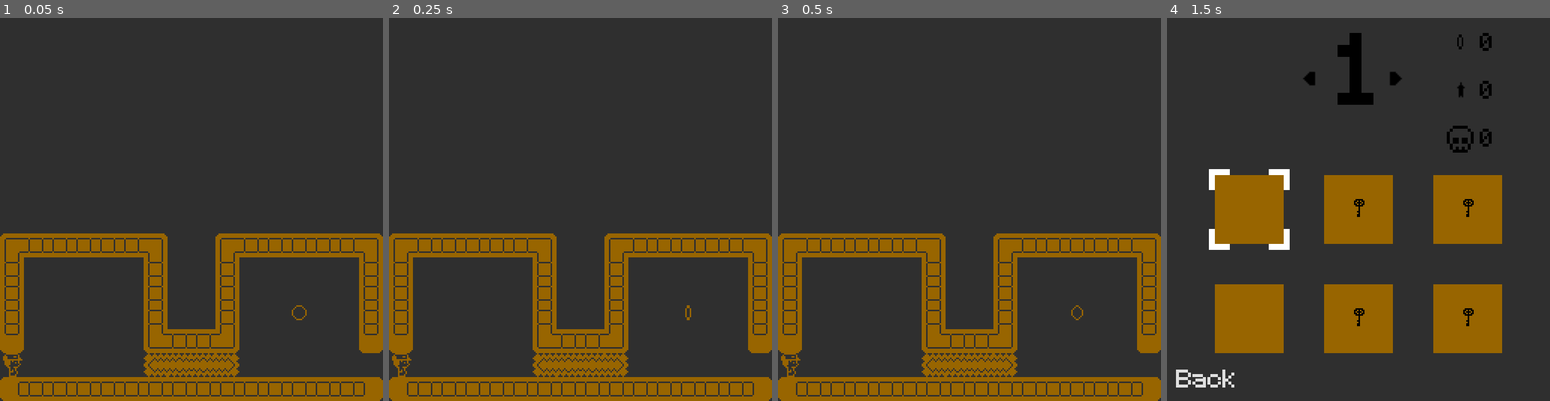
Above: before the commit, frames 1-4 (left to right).
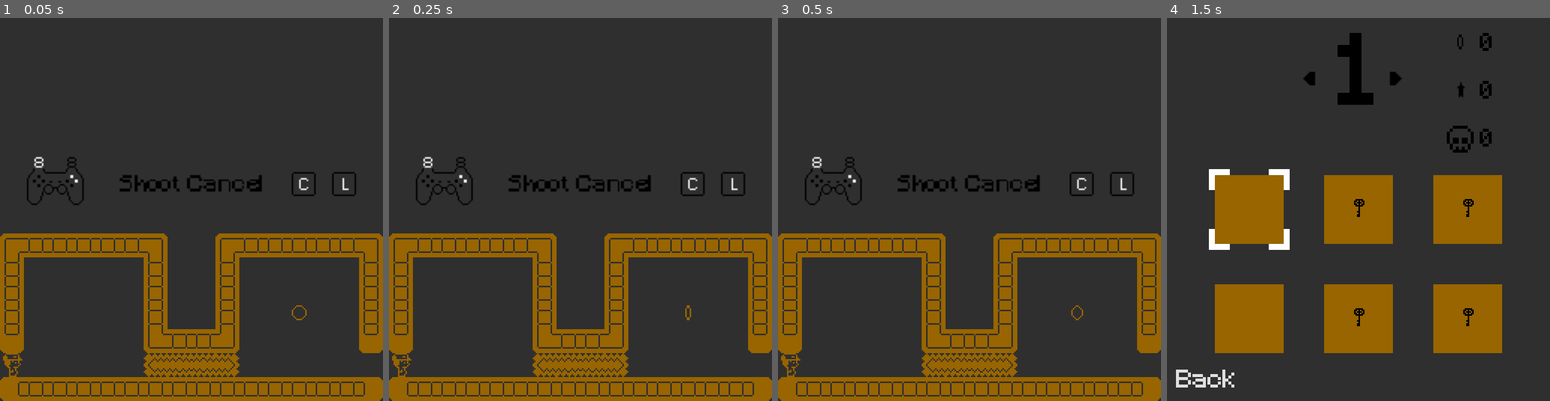
Above: after the commit, the same moments.

Repository: fijaniques/onebitarrow
Game: Godot game, scene res://Maps/World01/Map04/Map04.tscn
The game is run twice, just before and just after one commit, with the same random seed, the same clock (stepped at 60 frames per second) and the same inputs. This scene is started directly instead of the project's main scene. Sound files missing from this copy of the repository are replaced by a short silence.
Inputs (mouse positions are in pixels of both pictures, inside the frame that each line leads up to):
- Up to frame 1 (0.05 s): no input
- Up to frame 2 (0.25 s): no input
- Up to frame 3 (0.5 s): no input
- Up to frame 4 (1.5 s): tap Enter (start) at 0.5 s; move the mouse to (1442, 190) at 0.52 s; hold W (up) 0.53-1.25 s; hold A (a) 0.53-1.25 s; tap Space (jump) at 0.77 s; tap D (d) at 0.8 s; click (1358, 175) at 1.25 s

The runs differ from the first frame. In frame 1, 1.1% of the frame differs, in the area x 7-93%, y 36-49%; in frame 2, 1.1%; in frame 3, 1.1%; in frame 4, nothing differs.

Commit message:
1.4 showing shoot cancel controls

Diff:
--- a/Maps/World01/Map04/Map04.tscn
+++ b/Maps/World01/Map04/Map04.tscn
@@ -1,11 +1,18 @@
-[gd_scene load_steps=2 format=2]
+[gd_scene load_steps=3 format=2]
 
 [ext_resource path="res://Maps/Base/BaseMap.tscn" type="PackedScene" id=1]
+[ext_resource path="res://Menus/ControlsInMap/ControlsInMap.tscn" type="PackedScene" id=2]
 
 [node name="Map04" instance=ExtResource( 1 )]
 __meta__ = {
 "_edit_horizontal_guides_": [ 88.0, 93.0 ]
 }
+
+[node name="Controls" parent="." index="2" instance=ExtResource( 2 )]
+position = Vector2( 0, -36 )
+
+[node name="Cover" parent="Controls" index="3"]
+position = Vector2( 0, 122 )
 
 [node name="Walls" parent="Colorizer" index="0"]
 tile_data = PoolIntArray( 589824, 0, 4, 589825, 0, 196609, 589826, 0, 196609, 589827, 0, 196609, 589828, 0, 196609, 589 …(787 unchanged characters)…
@@ -21,3 +28,5 @@
 
 [node name="Door" parent="Colorizer" index="8"]
 position = Vector2( 248, 232 )
+
+[editable path="Controls"]
